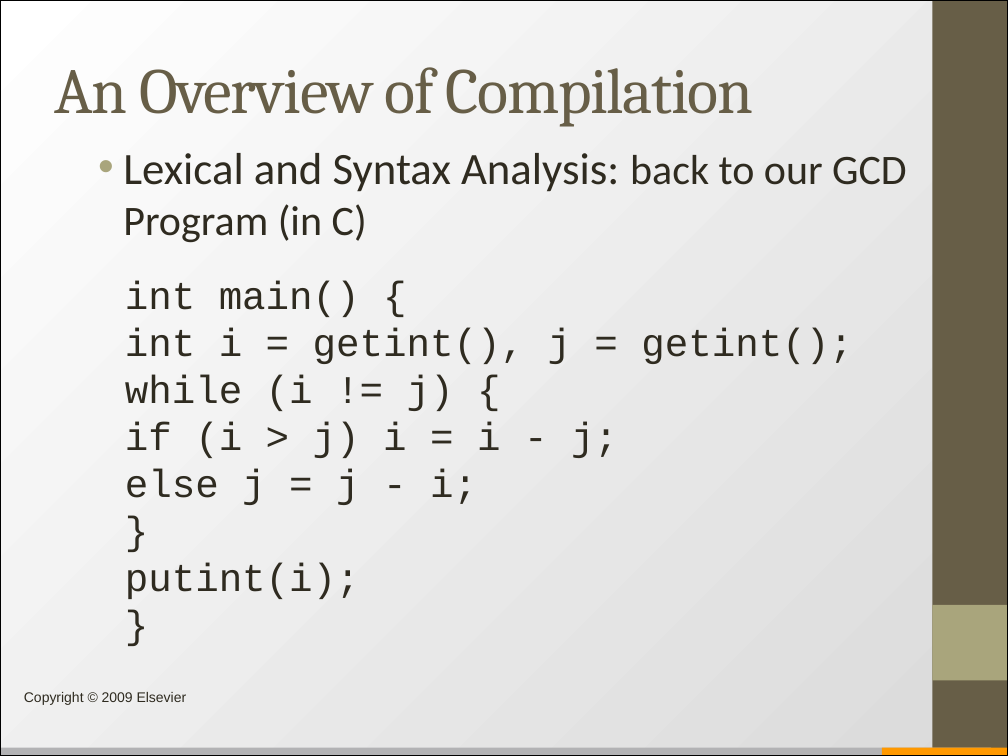
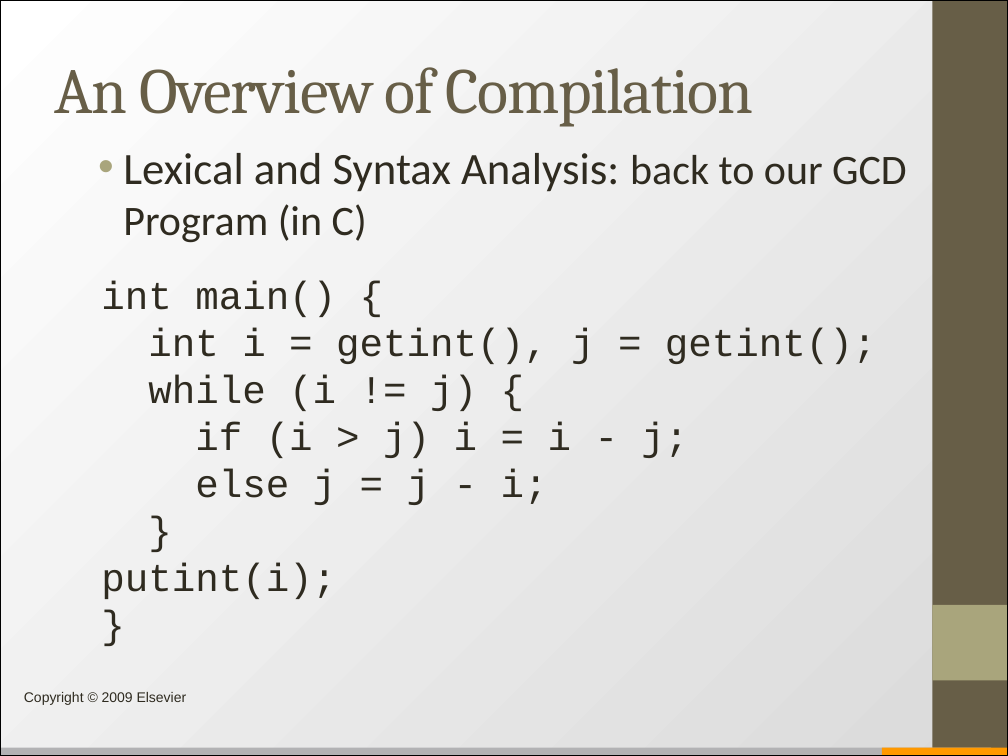
Before and after one commit to dferry/dferry.github.io, a slide deck: slide 16 of csci3200/schedule/slides/compiler1.pptx (slide 15 before the commit). Drawn at 1008x756 pixels with LibreOffice and Linux fonts; fonts in the diff are those of the drawing. Boxes give left, top, right and bottom in pixels: in the first picture for what was removed or moved away, otherwise in the second. Text is boxed around its words. In the diff, an @@ line names an element or a change of style, - is before the commit and + after.

```diff
--- a/csci3200/schedule/slides/compiler1.pptx
+++ b/csci3200/schedule/slides/compiler1.pptx
@@ text "int main() {" rewrapped from box(125, 281, 852, 599) to box(101, 281, 876, 599) @@
```
Also in this commit, not shown: 3 other slides changed, 1 slide added.
